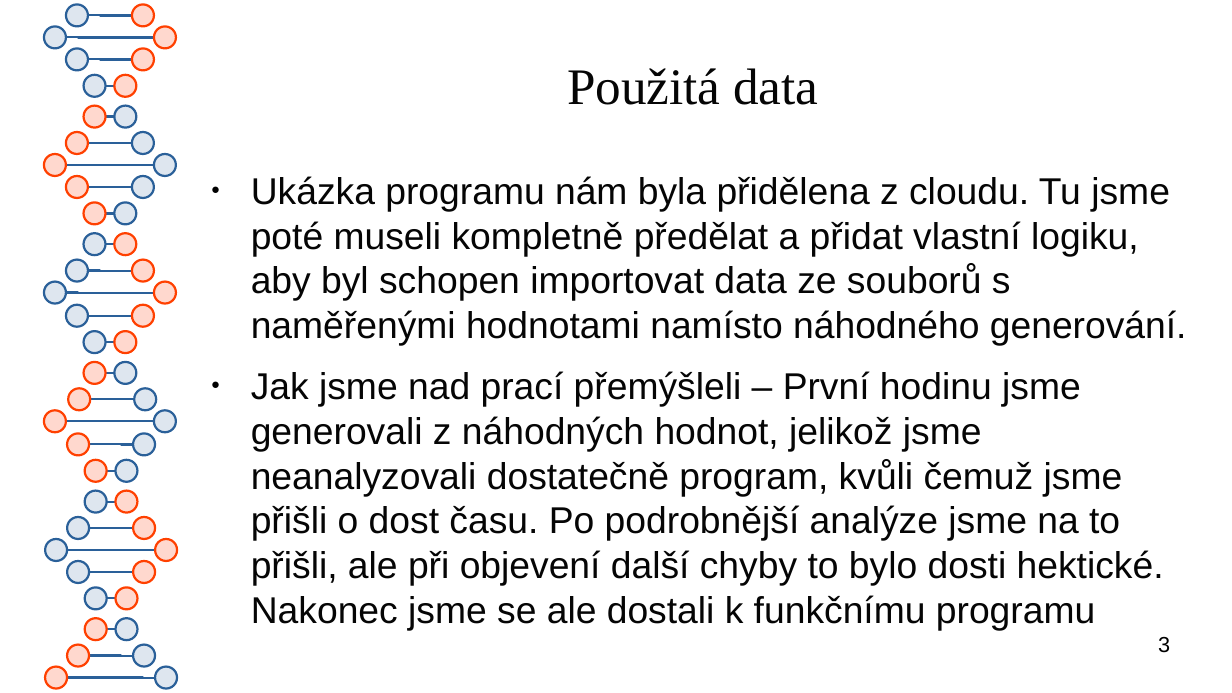
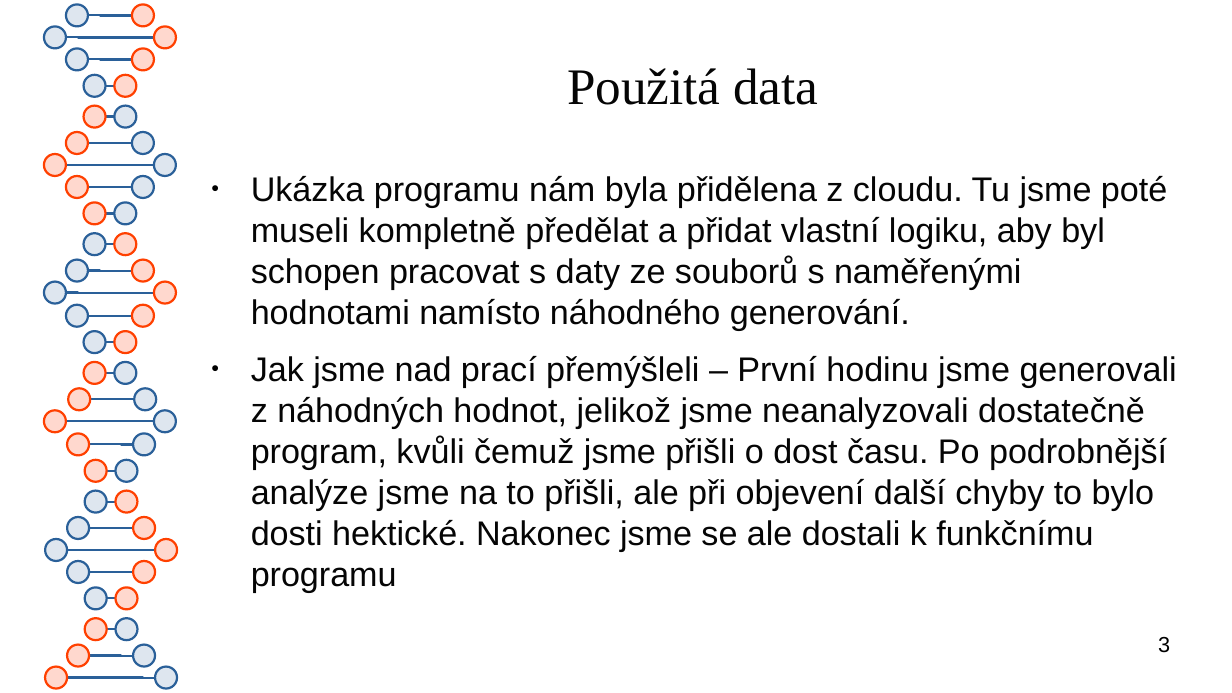
Before and after one commit to calamitymoon/skola, a slide deck: slide 3 of pvp/soutez/hackathon-2024/1. uloha/Prezentace.odp. Drawn at 1232x693 pixels with LibreOffice and Linux fonts; fonts in the diff are those of the drawing. Boxes give left, top, right and bottom in pixels: in the first picture for what was removed or moved away, otherwise in the second. Text is boxed around its words. In the diff, an @@ line names an element or a change of style, - is before the commit and + after.

```diff
--- a/pvp/soutez/hackathon-2024/1. uloha/Prezentace.odp
+++ b/pvp/soutez/hackathon-2024/1. uloha/Prezentace.odp
@@ text at (251,176,1167,330): text changed; size 24 to 22 pt @@
-● Ukázka programu nám byla přidělena z cloudu. Tu jsme poté museli kompletně předělat a přidat vlastní logiku, aby byl schopen importovat data ze souborů s naměřenými hodnotami namísto náhodného generování.
+● Ukázka programu nám byla přidělena z cloudu. Tu jsme poté museli kompletně předělat a přidat vlastní logiku, aby byl schopen pracovat s daty ze souborů s naměřenými hodnotami namísto náhodného generování.
@@ text at (251,356,1177,552): size 24 to 22 pt in "Jak jsme nad prací přemýšleli – První ..." @@
```
Also in this commit, not shown: 6 other slides changed, 28 other files.
